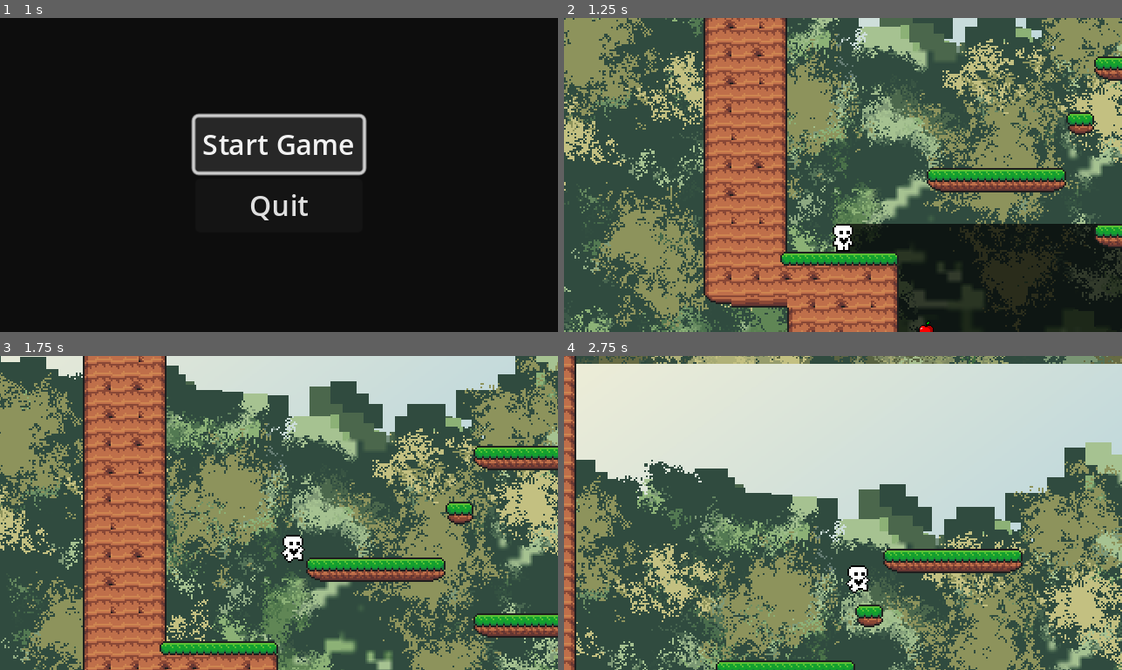
Above: before the commit, frames 1-4 (two rows, left to right).
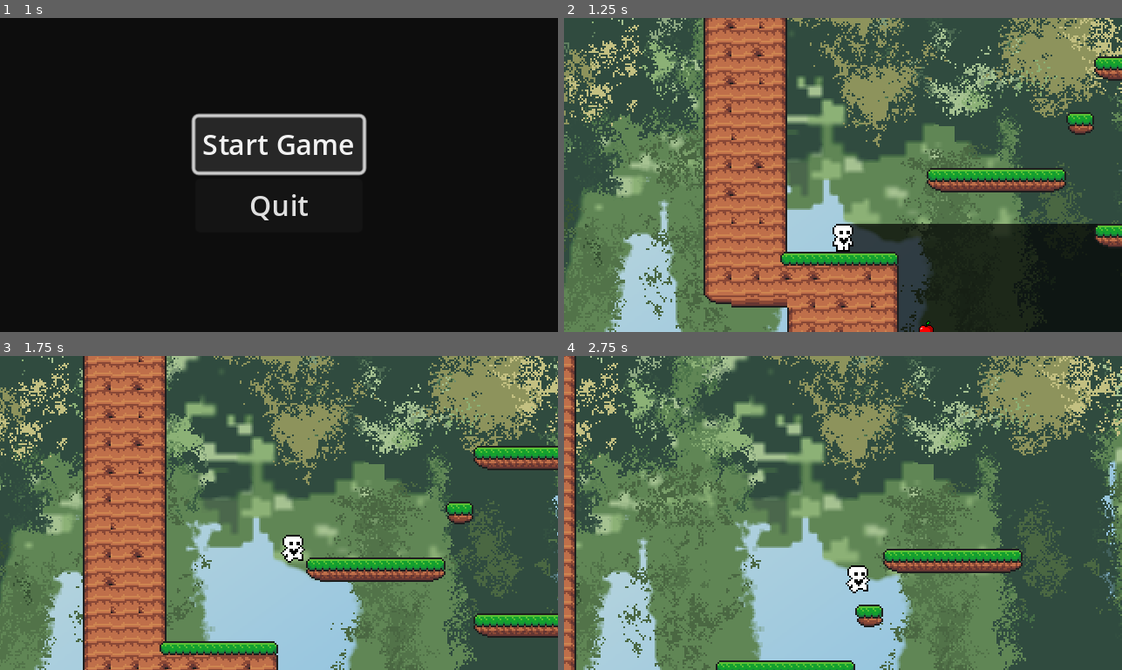
Above: after the commit, the same moments.

Repository: alwong18/AnimalExplorer
Game: Godot game, scene res://Scenes/start_menu.tscn
The game is run twice, just before and just after one commit, with the same random seed, the same clock (stepped at 60 frames per second) and the same inputs. The engine's default icon, where the game draws it, is replaced by a stand-in: a white triangle on a blue panel in a dark square.
Inputs:
- Up to frame 1 (1 s): click "Start Game" at 0.5 s
- Up to frame 2 (1.25 s): no input
- Up to frame 3 (1.75 s): hold Right (move_right) from 1.28 s (still down); tap Up (move_up) at 1.52 s
- Up to frame 4 (2.75 s): keep holding Right (move_right); tap Up (move_up) at 2.27 s

Frame 1 is identical in both runs. In frame 2, 49% of the frame differs, in the area x 0-100%, y 0-100%; in frame 3, 61%; in frame 4, 87%, in the area x 2-100%, y 0-100%.

Commit message:
fixed background a bit
still glitches in the beginning and when moving on the y axis

Diff:
--- a/Scenes/level_one.tscn
+++ b/Scenes/level_one.tscn
@@ -42,8 +42,8 @@
 
 [node name="ParallaxLayer" type="ParallaxLayer" parent="ParallaxBackground" index="0"]
 motion_scale = Vector2(0.1, 1)
-motion_mirroring = Vector2(480, 540)
+motion_mirroring = Vector2(100, 2.08165e-12)
 
 [node name="Sprite2D" type="Sprite2D" parent="ParallaxBackground/ParallaxLayer" index="0"]
-position = Vector2(180, 68)
+position = Vector2(100, 80)
 texture = ExtResource("10_lyht3")
